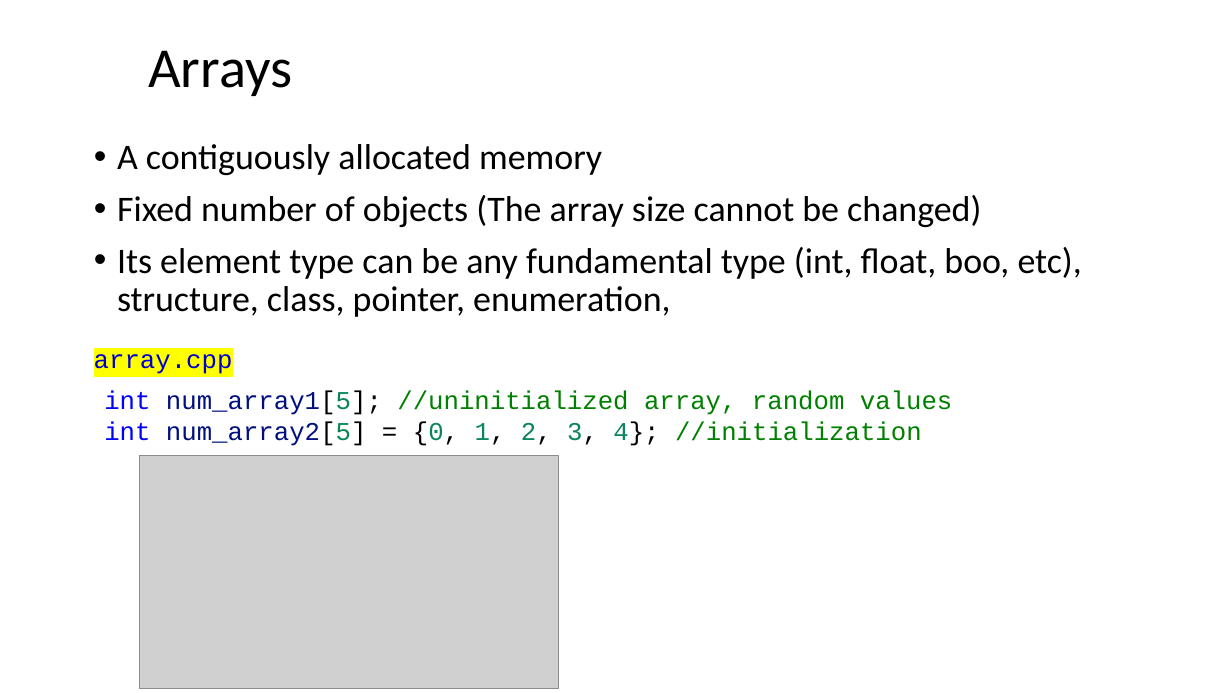
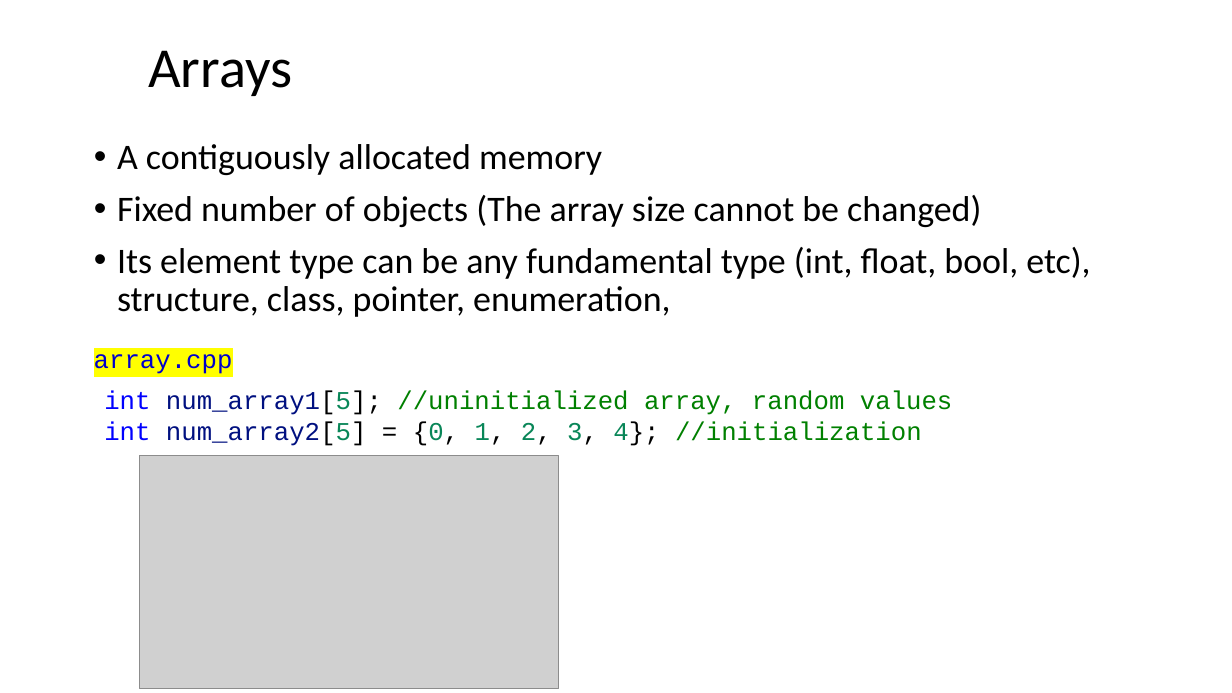
Before and after one commit to dayekuaipao/CPPLearning, a slide deck: slide 3 of week04/Lecture04.pptx. Drawn at 1232x693 pixels with LibreOffice and Linux fonts; fonts in the diff are those of the drawing; grey boxes stand for pictures; background and template pictures are left out. Boxes give left, top, right and bottom in pixels: in the first picture for what was removed or moved away, otherwise in the second. Text is boxed around its words. In the diff, an @@ line names an element or a change of style, - is before the commit and + after.

```diff
--- a/week04/Lecture04.pptx
+++ b/week04/Lecture04.pptx
@@ text at [117, 247, 1090, 317]: text changed @@
-• Its element type can be any fundamental type (int, float, boo, etc), structure, class, pointer, enumeration,
+• Its element type can be any fundamental type (int, float, bool, etc), structure, class, pointer, enumeration,
```
Also in this commit, not shown: 6 other slides changed, 7 other files.
